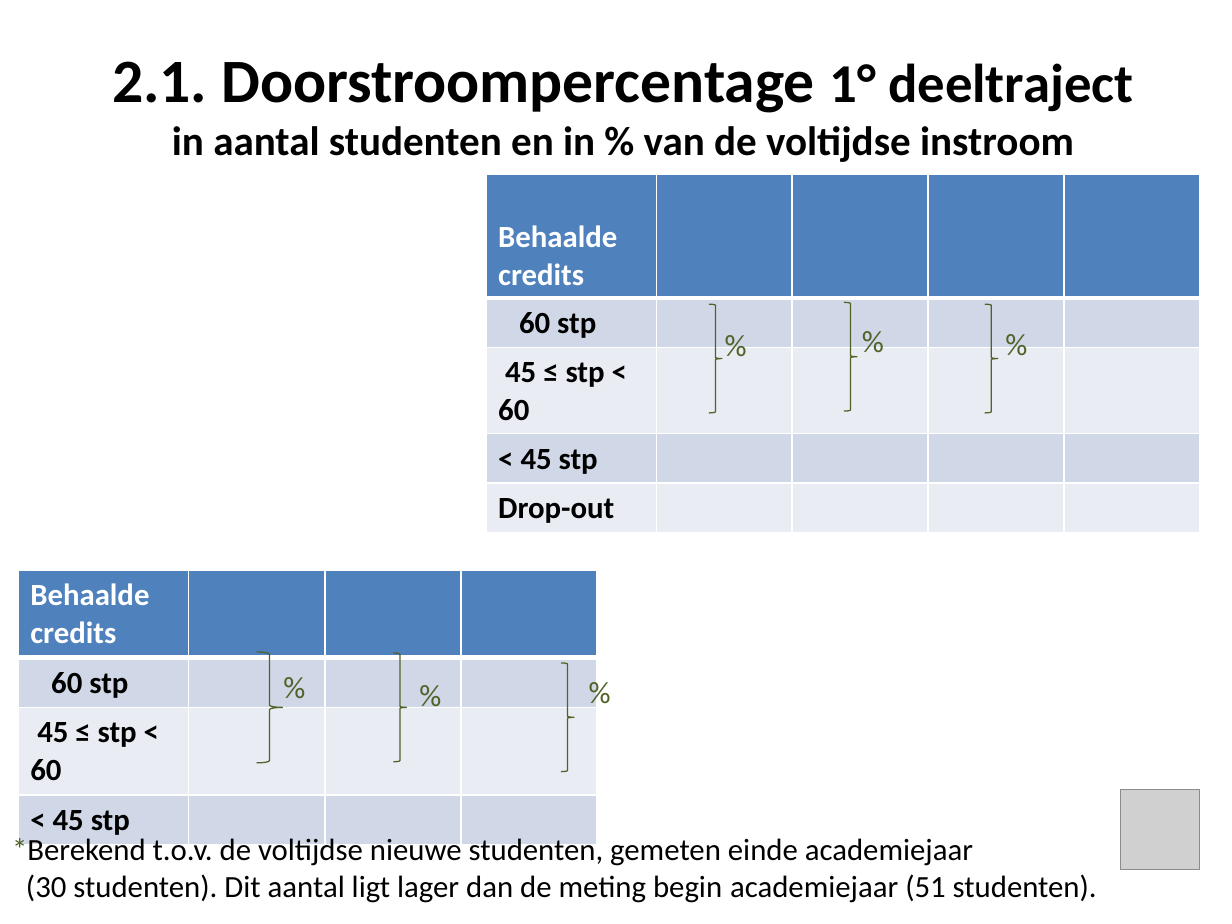
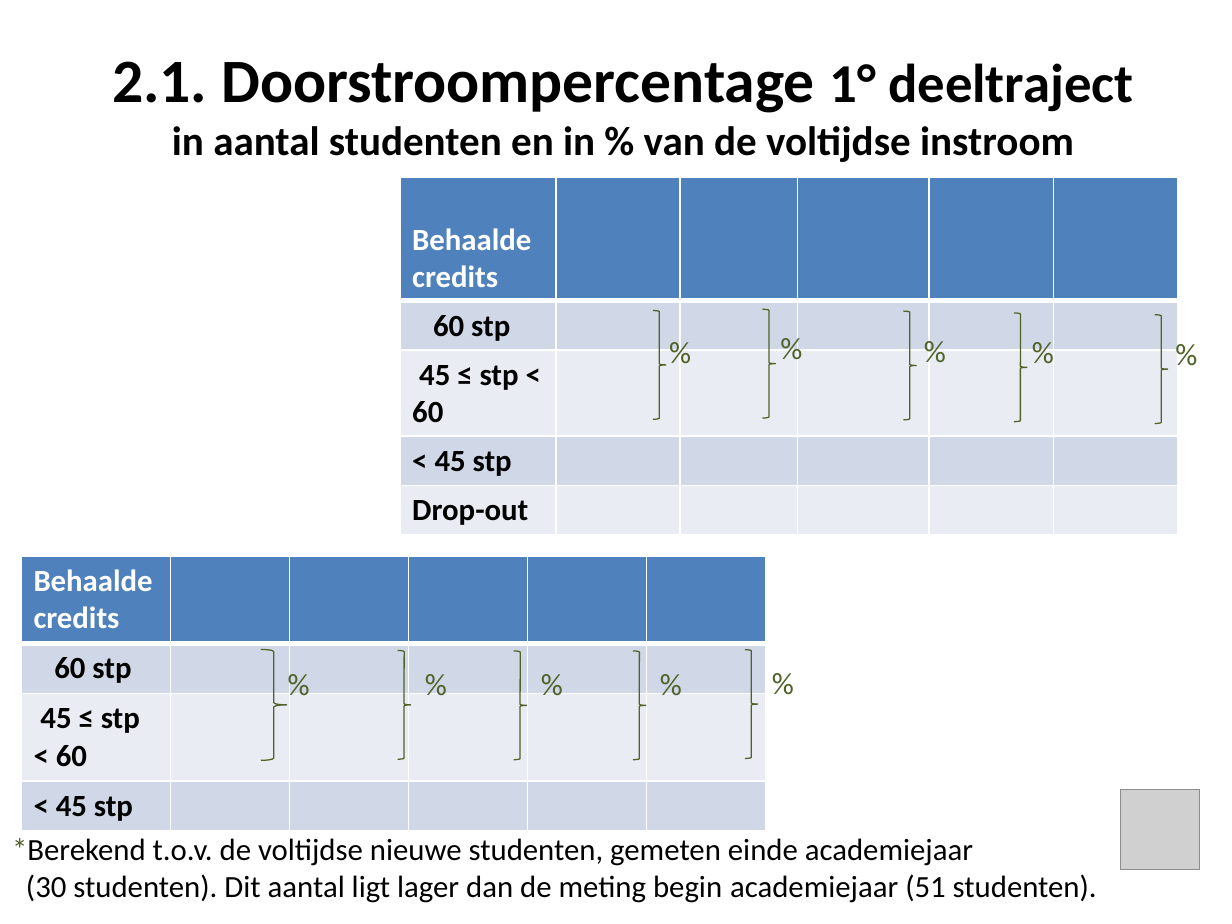
Before and after one commit to JorenSchelkens/GIP, a slide deck: slide 13 of CalculationDomain/ErasmusHogeSchool/EmptyPowerPoint.pptx. Drawn at 1232x924 pixels with LibreOffice and Linux fonts; fonts in the diff are those of the drawing; grey boxes stand for pictures. Boxes give left, top, right and bottom in pixels: in the first picture for what was removed or moved away, otherwise in the second. Text is boxed around its words. In the diff, an @@ line names an element or a change of style, - is before the commit and + after.

```diff
--- a/CalculationDomain/ErasmusHogeSchool/EmptyPowerPoint.pptx
+++ b/CalculationDomain/ErasmusHogeSchool/EmptyPowerPoint.pptx
@@ table at bbox=[400, 177, 1179, 535] @@
+column 6:  |  |  |  | 
@@ table: place and size @@
-table at bbox=[485, 175, 1198, 532]
+table at bbox=[400, 177, 1179, 535]
@@ right brace: place and size @@
-right brace at bbox=[708, 304, 722, 413]
+right brace at bbox=[653, 310, 667, 419]
@@ text "%": place and size @@
-text "%" at bbox=[712, 320, 804, 370]
+text "%" at bbox=[657, 326, 749, 376]
@@ 2 texts, 1 right brace: place and size @@
-2 texts, 1 right brace at bbox=[844, 302, 1072, 410]
+2 texts, 1 right brace at bbox=[763, 309, 991, 418]
@@ right brace: place and size @@
-right brace at bbox=[984, 304, 998, 413]
+right brace at bbox=[903, 312, 917, 420]
@@ right brace added at bbox=[1014, 313, 1027, 421], outline #4F6228 0.75 pt @@
@@ text added at bbox=[1020, 326, 1099, 376], 18 pt, text #4F6228 @@
+%
@@ right brace added at bbox=[1154, 314, 1168, 423], outline #4F6228 0.75 pt @@
@@ text added at bbox=[1163, 329, 1232, 378], 18 pt, text #4F6228 @@
+%
@@ table at bbox=[21, 556, 768, 827] @@
+column 5:  |  |  | 
+column 6:  |  |  | 
@@ table: place and size @@
-table at bbox=[18, 570, 596, 841]
+table at bbox=[21, 556, 768, 827]
@@ 2 right braces, 1 text: place and size @@
-2 right braces, 1 text at bbox=[256, 652, 407, 763]
+2 right braces, 1 text at bbox=[261, 649, 411, 760]
@@ text "%": place and size @@
-text "%" at bbox=[408, 670, 487, 719]
+text "%" at bbox=[413, 659, 492, 708]
@@ right brace: place and size @@
-right brace at bbox=[561, 663, 574, 771]
+right brace at bbox=[514, 650, 527, 759]
@@ text "%": place and size @@
-text "%" at bbox=[577, 667, 655, 716]
+text "%" at bbox=[529, 659, 607, 708]
@@ right brace added at bbox=[633, 650, 647, 759], outline #4F6228 0.75 pt @@
@@ text added at bbox=[648, 659, 727, 708], 18 pt, text #4F6228 @@
+%
@@ right brace added at bbox=[745, 649, 759, 758], outline #4F6228 0.75 pt @@
@@ text added at bbox=[760, 658, 839, 707], 18 pt, text #4F6228 @@
+%
```
Also in this commit, not shown: 11 other slides changed, 21 other files.
